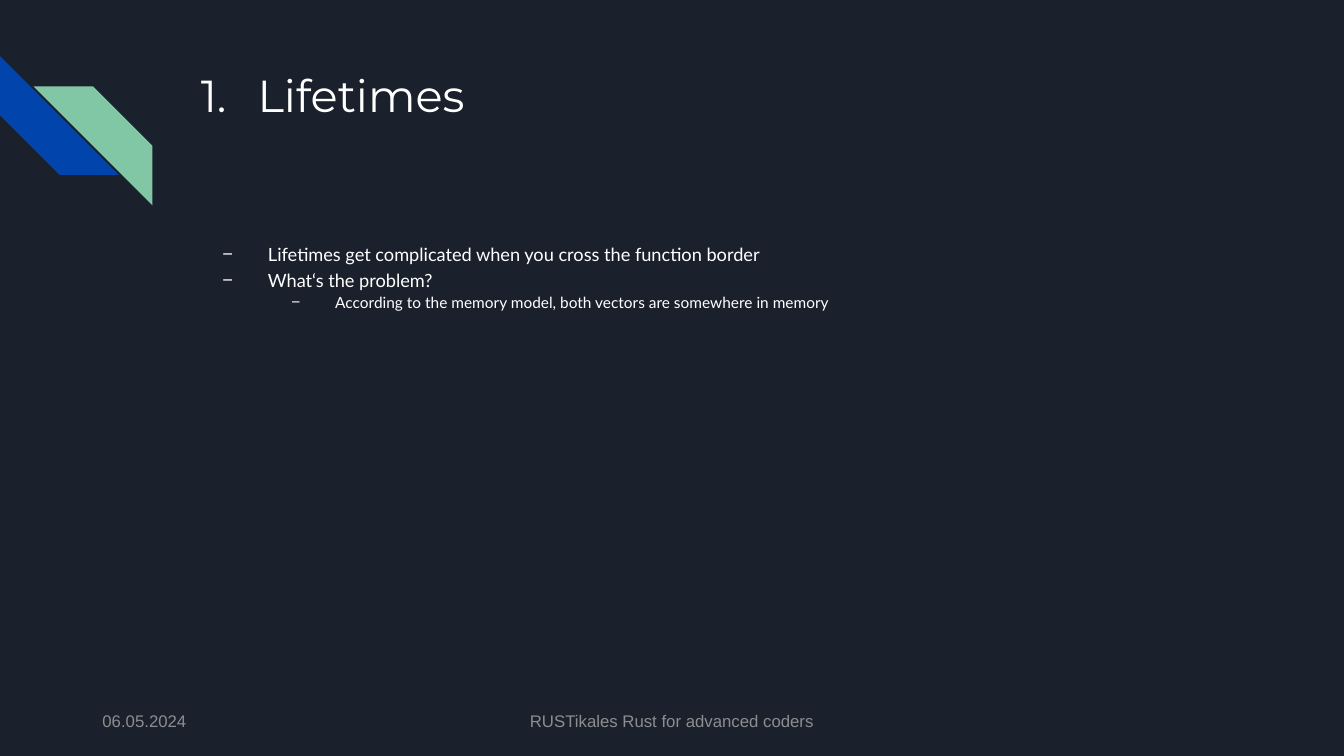
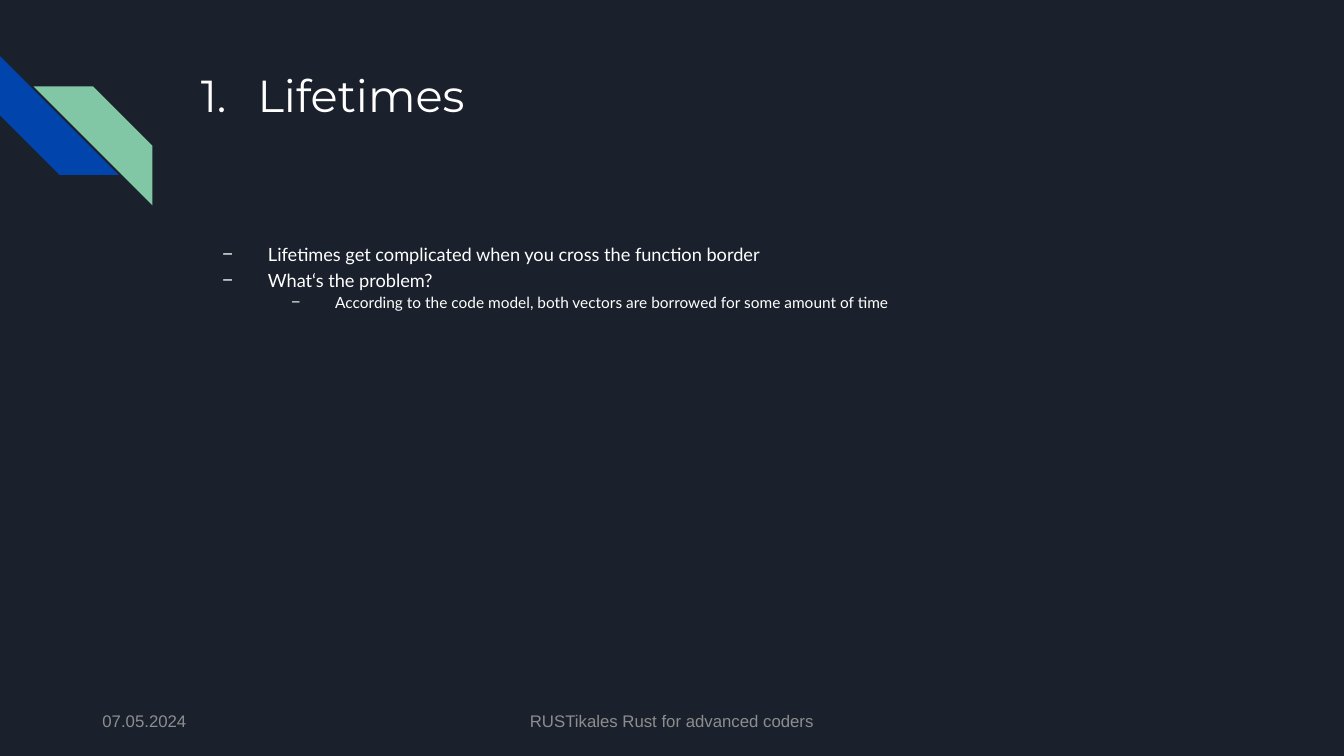
Before and after one commit to pfhaupt/progkurs, a slide deck: slide 70 of rust-advanced/02 - Lifetimes/02 - original.pptx (slide 69 before the commit). Drawn at 1344x756 pixels with LibreOffice and Linux fonts; fonts in the diff are those of the drawing. Boxes give left, top, right and bottom in pixels: in the first picture for what was removed or moved away, otherwise in the second. Text is boxed around its words. In the diff, an @@ line names an element or a change of style, - is before the commit and + after.

```diff
--- a/rust-advanced/02 - Lifetimes/02 - original.pptx
+++ b/rust-advanced/02 - Lifetimes/02 - original.pptx
@@ text at (335, 296, 888, 311): text changed @@
-  − According to the memory model, both vectors are somewhere in memory
+  − According to the code model, both vectors are borrowed for some amount of time
@@ text at (102, 715, 186, 727): text changed @@
-06.05.2024
+07.05.2024
```
Also in this commit, not shown: 128 other slides changed, 9 slides added, 1 other file.
